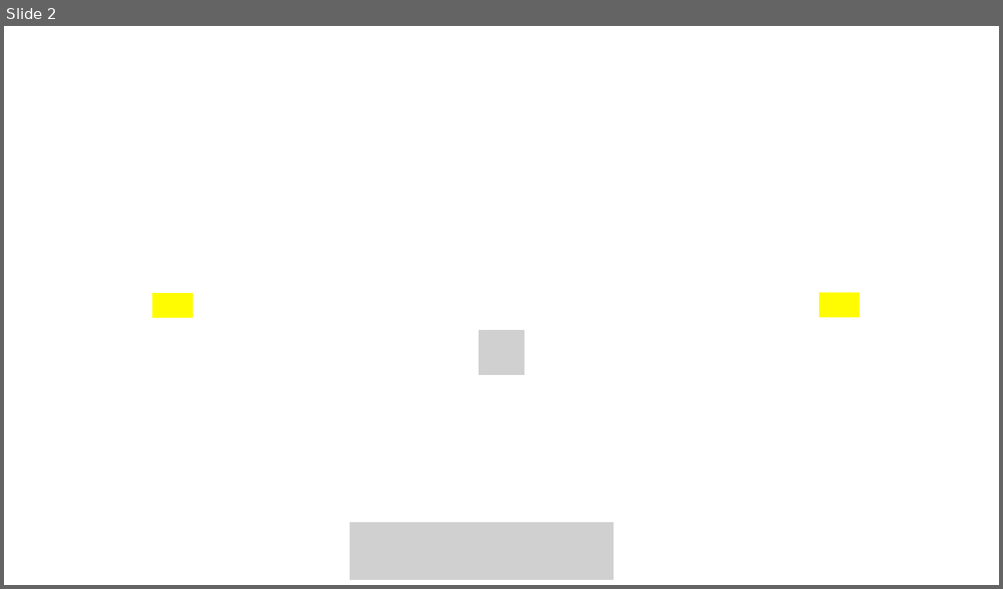
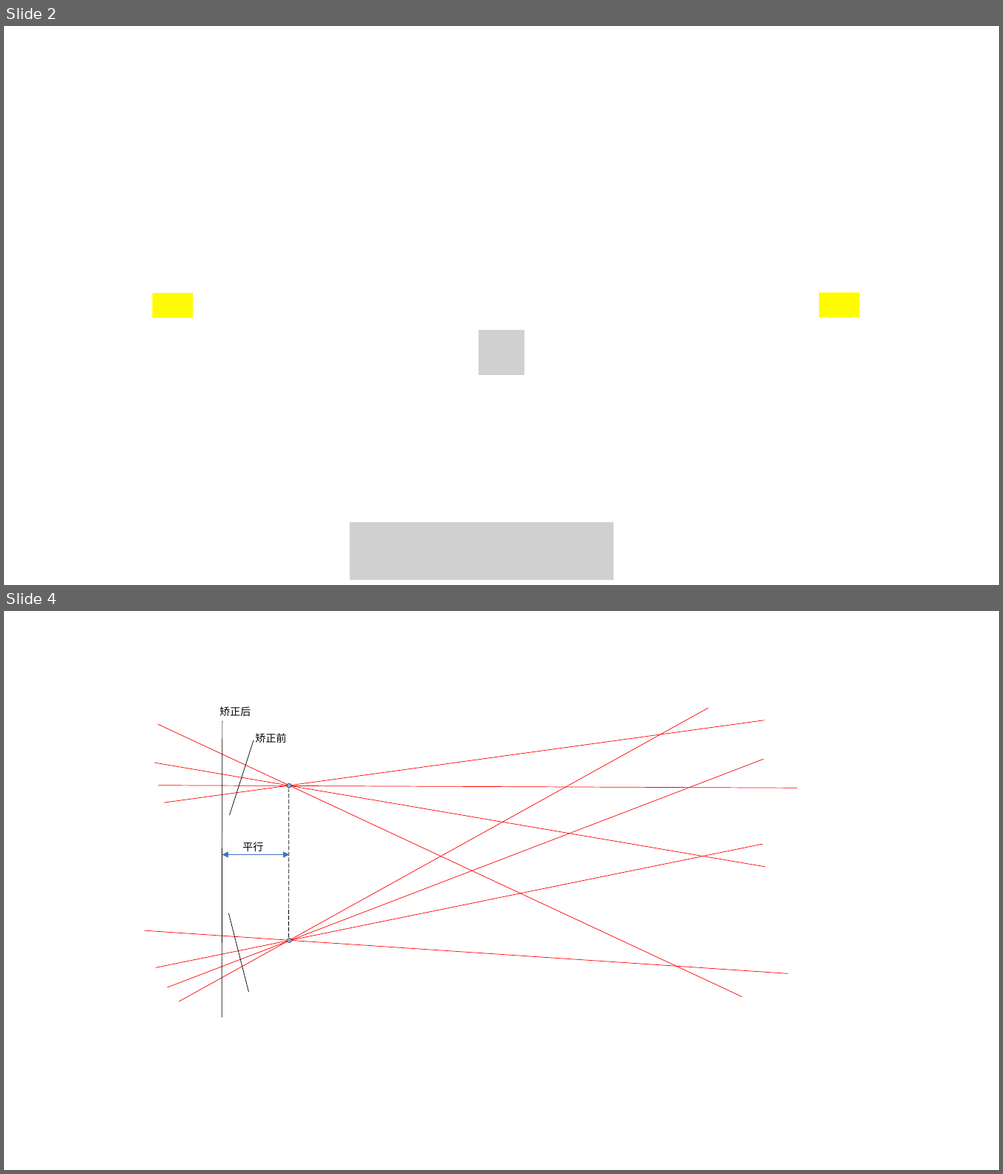
Before and after one commit to yindaheng98/Notebook, a slide deck: 学习笔记/图形学/i/三角测量补充图.pptx. Shown one above the other, each under a label of ours: slide 2 before the commit, slides 2 and 4 after it; the slides between them are not shown. The pictures are 1003x589 and 1003x1174 pixels, drawn with LibreOffice and Linux fonts; fonts in the diff are those of the drawing; grey boxes stand for pictures; background and template pictures are left out. Boxes give left, top, right and bottom in pixels: in the first picture for what was removed or moved away, otherwise in the second. Text is boxed around its words. In the diff, an @@ line names an element or a change of style, - is before the commit and + after.

```diff
--- a/学习笔记/图形学/i/三角测量补充图.pptx
+++ b/学习笔记/图形学/i/三角测量补充图.pptx
@@ slide 4 added at <box>4,611,999,1170</box>, background #FFFFFF @@
@@ text added at <box>219,706,250,716</box>, 10 pt, text #000000 @@
+矫正后
@@ text added at <box>256,733,287,743</box>, 10 pt, text #000000 @@
+矫正前
@@ group added at <box>145,708,797,1017</box>: 12 lines, 2 ellipses @@
@@ text added at <box>242,842,263,851</box>, 10 pt, text #000000 @@
+平行
@@ double arrow added from (222, 855) to (289, 855), #4472C4 0.5 pt @@
```
Also in this commit, not shown: 1 other slide added, 3 other files.
